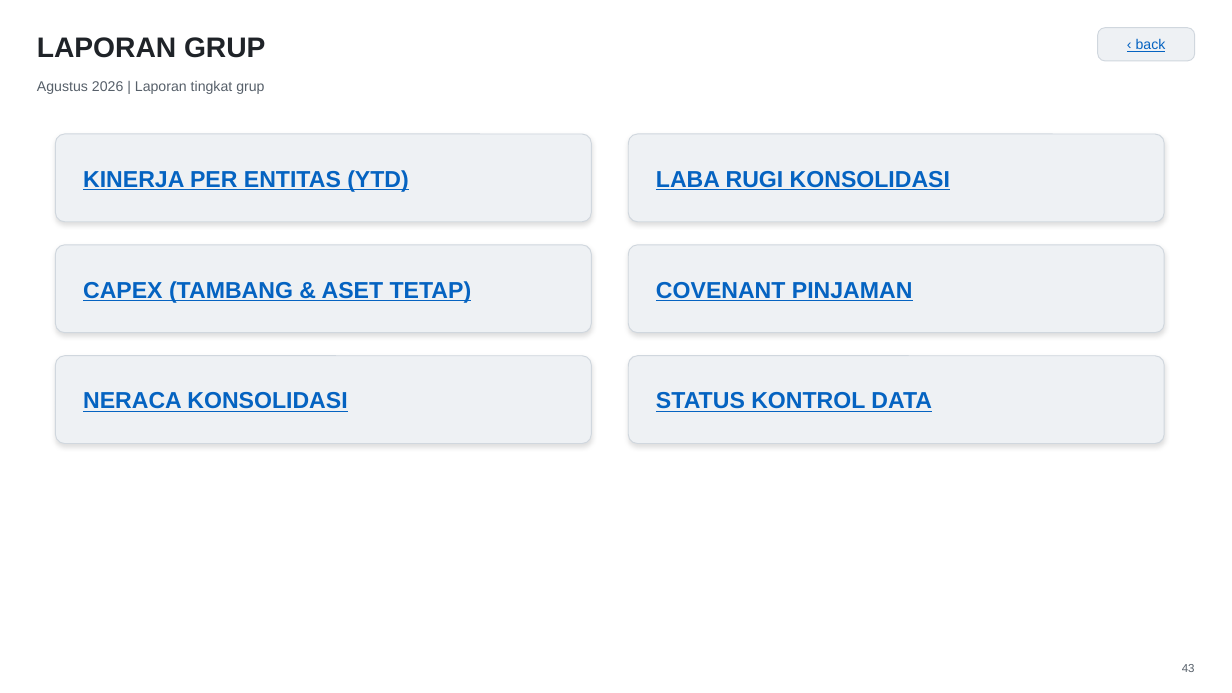
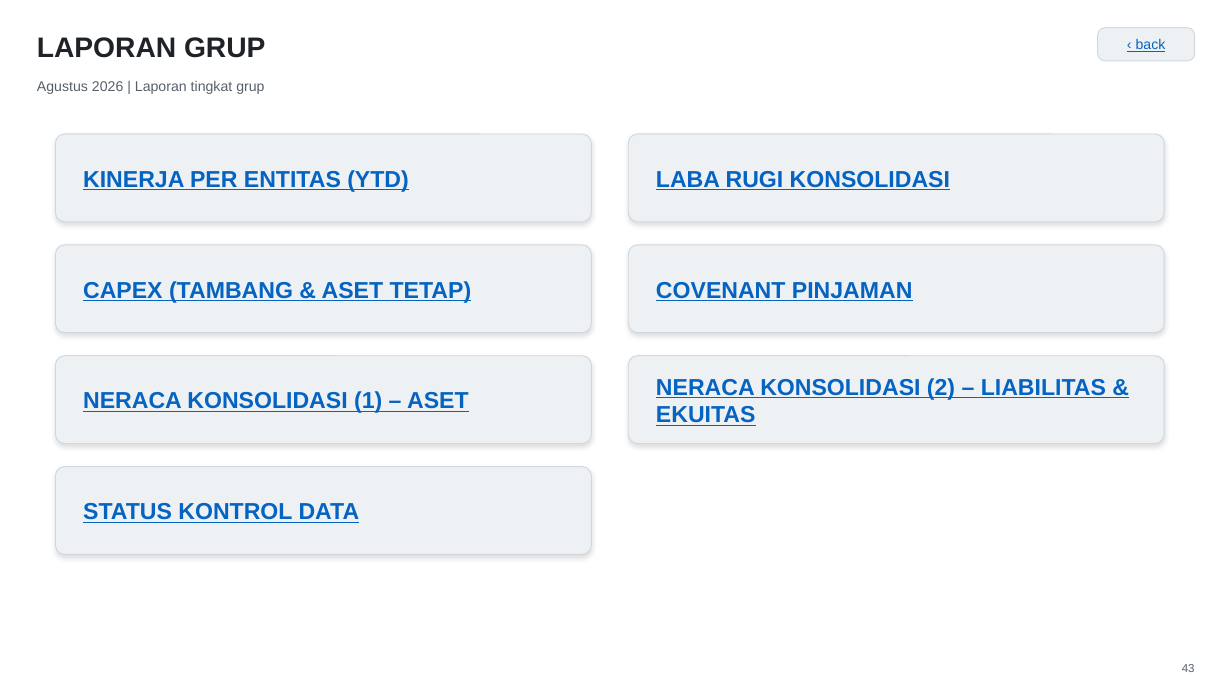
Before and after one commit to Riana-2106/Riana-NextGen-Builders-Final-Project, a slide deck: slide 43 of docs/fpa-global-energy-group/gel-group-management-report/GEL_Group_Management_Report.pptx. Drawn at 1232x693 pixels with LibreOffice and Linux fonts; fonts in the diff are those of the drawing. Boxes give left, top, right and bottom in pixels: in the first picture for what was removed or moved away, otherwise in the second. Text is boxed around its words. In the diff, an @@ line names an element or a change of style, - is before the commit and + after.

```diff
--- a/docs/fpa-global-energy-group/gel-group-management-report/GEL_Group_Management_Report.pptx
+++ b/docs/fpa-global-energy-group/gel-group-management-report/GEL_Group_Management_Report.pptx
@@ text at (x1=656, y1=378, x2=1106, y2=426): text changed @@
-STATUS KONTROL DATA
+NERACA KONSOLIDASI (2) – LIABILITAS & EKUITAS
@@ text at (x1=83, y1=391, x2=469, y2=413): text changed @@
-NERACA KONSOLIDASI
+NERACA KONSOLIDASI (1) – ASET
@@ rounded rectangle added at (x1=55, y1=467, x2=592, y2=555), fill #EEF1F4, outline #D0D7DE 0.75 pt @@
@@ text added at (x1=83, y1=503, x2=360, y2=523), 18 pt, text #0563C1, bold, underline @@
+STATUS KONTROL DATA
```
Also in this commit, not shown: 30 other slides changed, 1 slide added, 1 other file.
